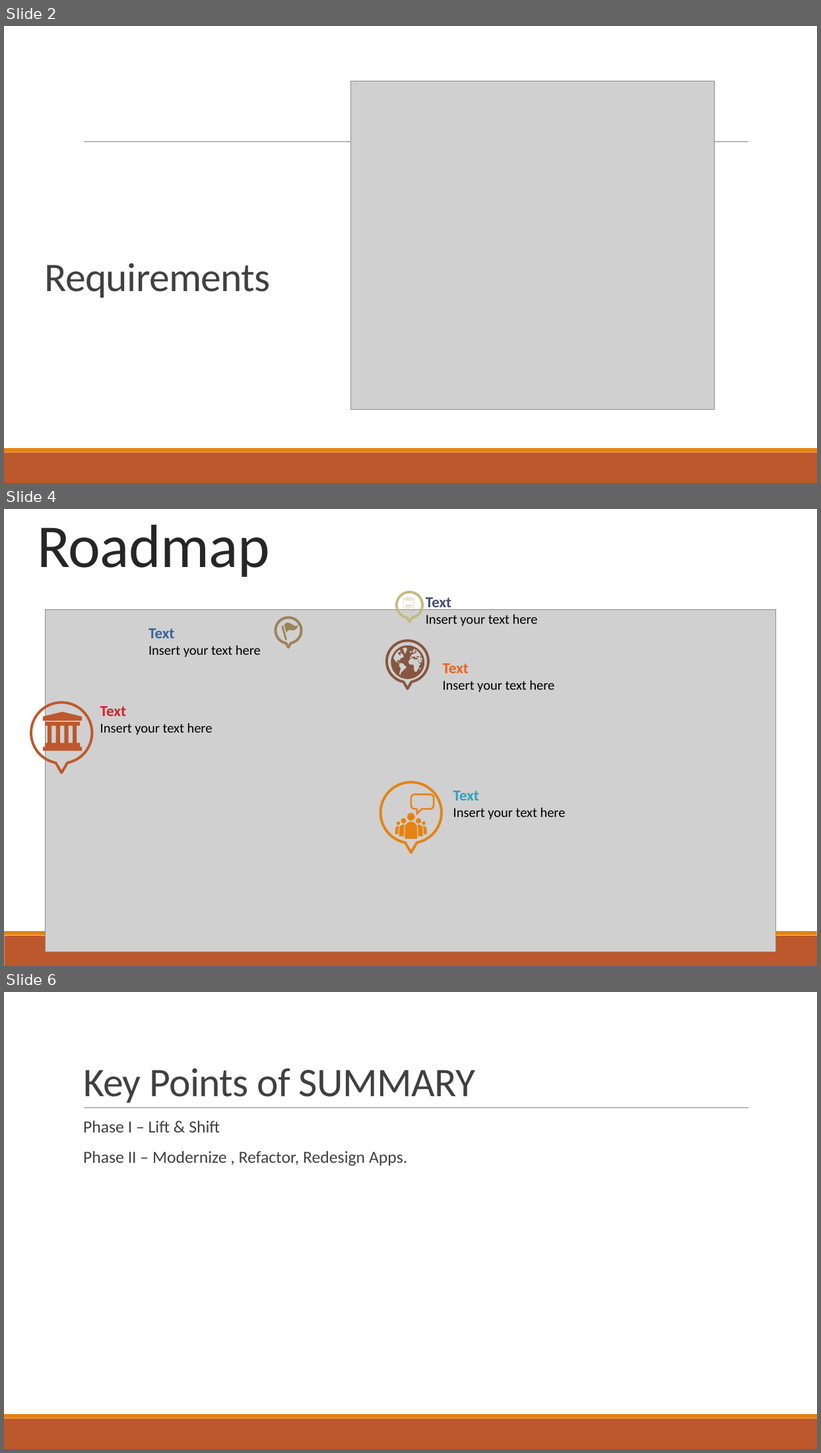
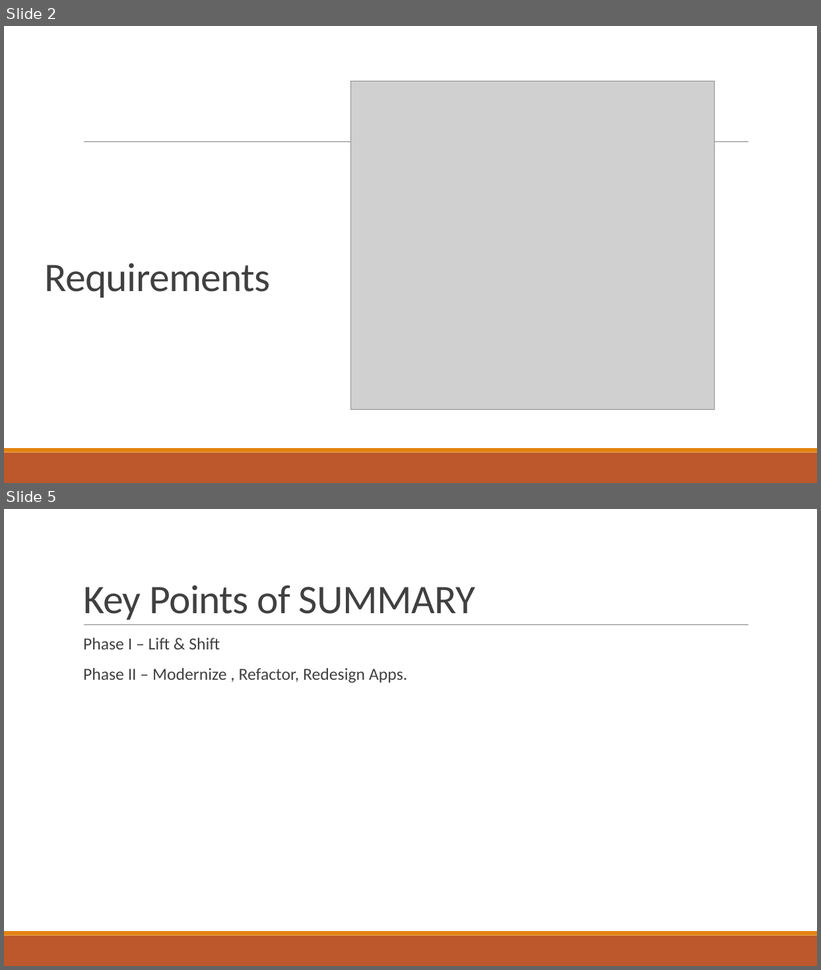
Before and after one commit to phanikishorelanka/Task1, a slide deck: CloudMigration/CREATING Cloud Migration Strategy.pptx. Shown one above the other, each under a label of ours: slides 2, 4 and 6 before the commit, slides 2 and 5 after it; the slides between them are not shown. The pictures are 821x1453 and 821x970 pixels, drawn with LibreOffice and Linux fonts; fonts in the diff are those of the drawing; grey boxes stand for pictures. Boxes give left, top, right and bottom in pixels: in the first picture for what was removed or moved away, otherwise in the second. Text is boxed around its words. In the diff, an @@ line names an element or a change of style, - is before the commit and + after.

```diff
--- a/CloudMigration/CREATING Cloud Migration Strategy.pptx
+++ b/CloudMigration/CREATING Cloud Migration Strategy.pptx
@@ slide 4 removed at (4, 509, 817, 966), background #FFFFFF; not listed: 2 template elements that a slide beside it also shows @@
@@ title removed at (37, 525, 269, 577) @@
-MIGRATION Roadmap
@@ freeform shape removed at (397, 592, 422, 622) @@
@@ text removed at (426, 597, 538, 626) @@
-Text
-Insert your text here
@@ picture removed at (46, 609, 776, 953) @@
@@ freeform shape removed at (275, 618, 301, 648) @@
@@ freeform shape removed at (282, 626, 287, 641) @@
@@ freeform shape removed at (284, 621, 298, 633) @@
@@ group removed at (403, 597, 415, 612): 4 freeform shapes @@
@@ text removed at (149, 628, 261, 657) @@
-Text
-Insert your text here
@@ freeform shape removed at (387, 641, 428, 689) @@
@@ freeform shape removed at (391, 646, 424, 679) @@
@@ freeform shape removed at (417, 656, 419, 658) @@
@@ text removed at (443, 663, 554, 692) @@
-Text
-Insert your text here
@@ freeform shape removed at (31, 702, 92, 773) @@
@@ text removed at (100, 706, 213, 735) @@
-Text
-Insert your text here
@@ freeform shape removed at (43, 722, 82, 751) @@
@@ freeform shape removed at (43, 712, 82, 722) @@
@@ freeform shape removed at (381, 782, 442, 853) @@
@@ group removed at (395, 794, 435, 839): 6 freeform shapes, 5 ellipses @@
@@ text removed at (453, 791, 566, 820) @@
-Text
-Insert your text here
@@ what was slide 6 is now slide 5 @@
```
Also in this commit, not shown: 1 slide changed, 1 slide added, 1 other slide removed.
